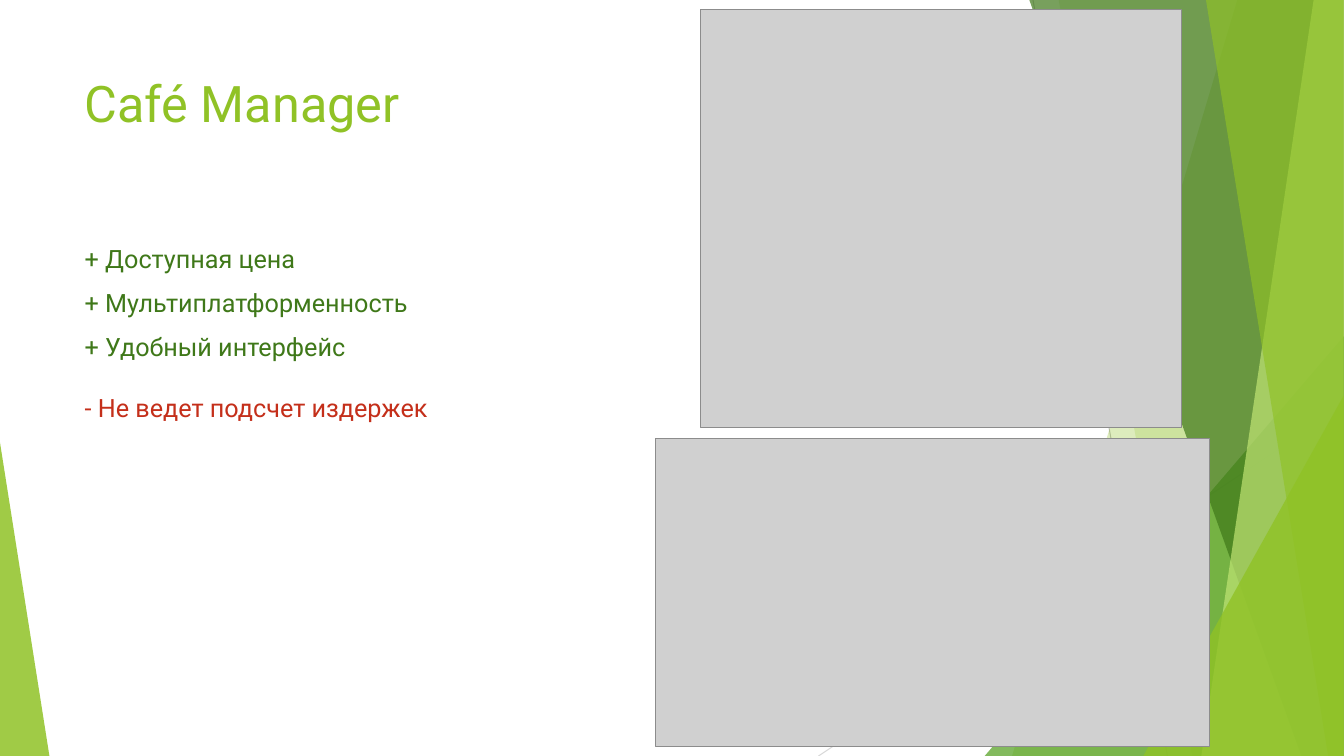
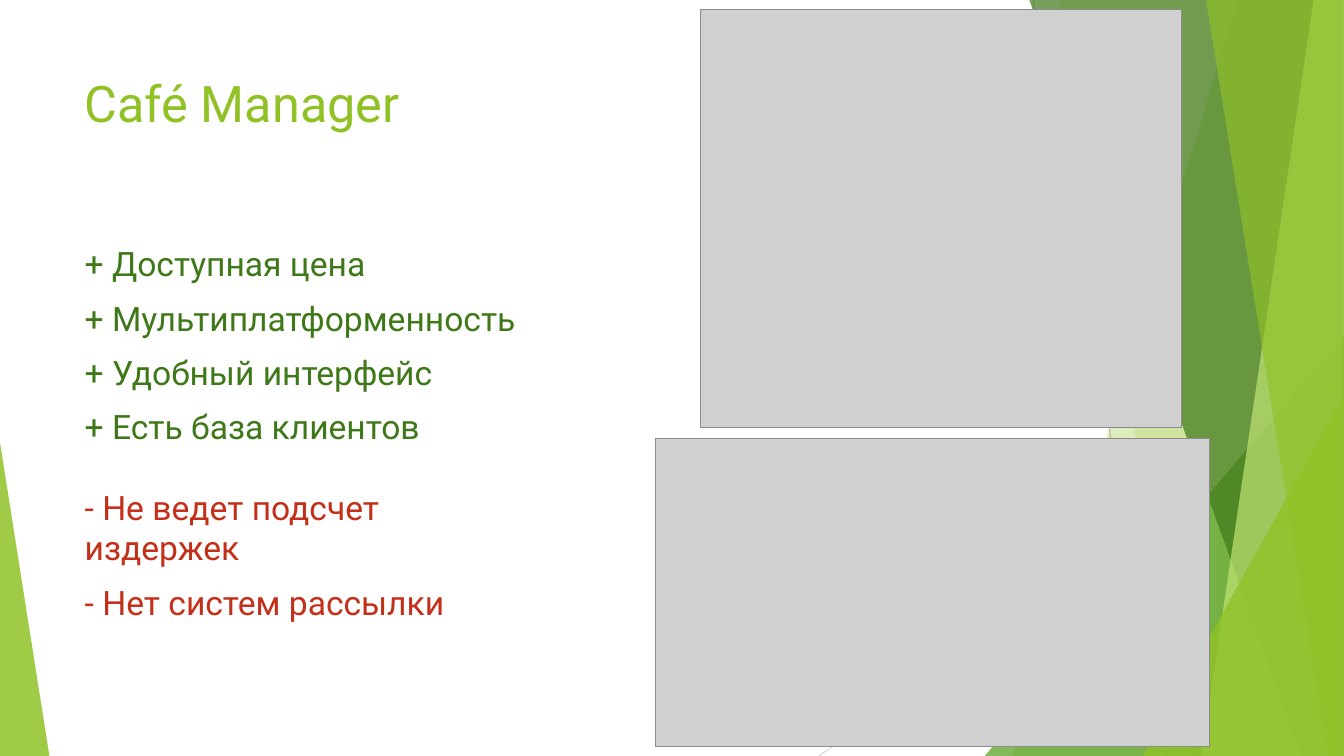
Before and after one commit to Mita57/uni_stuff, a slide deck: slide 5 of Year_2/ТСиСА/CRM.pptx. Drawn at 1344x756 pixels with LibreOffice and Linux fonts; fonts in the diff are those of the drawing; grey boxes stand for pictures. Boxes give left, top, right and bottom in pixels: in the first picture for what was removed or moved away, otherwise in the second. Text is boxed around its words. In the diff, an @@ line names an element or a change of style, - is before the commit and + after.

```diff
--- a/Year_2/ТСиСА/CRM.pptx
+++ b/Year_2/ТСиСА/CRM.pptx
@@ text at (112, 252, 515, 338): size 18 to 24 pt in "+ Доступная цена", "+ Мультиплатформенность" @@
@@ text at (85, 359, 444, 622): text changed; size 18 to 24 pt @@
-+ Удобный интерфейс
-- Не ведет подсчет издержек
++ Удобный интерфейс
++ Есть база клиентов
+- Не ведет подсчет издержек
+- Нет систем рассылки
```
Also in this commit, not shown: 3 other slides changed, 2 other files.
